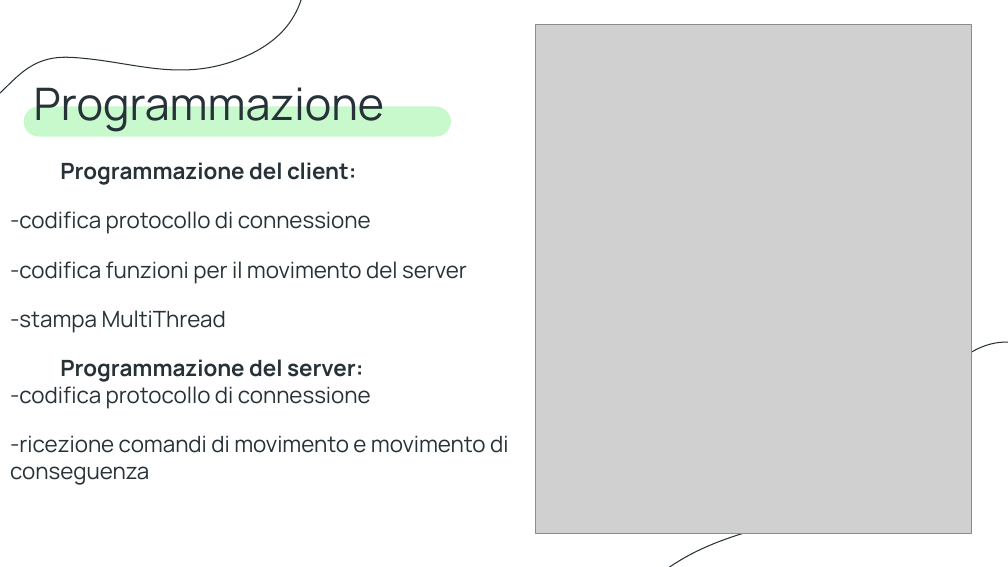
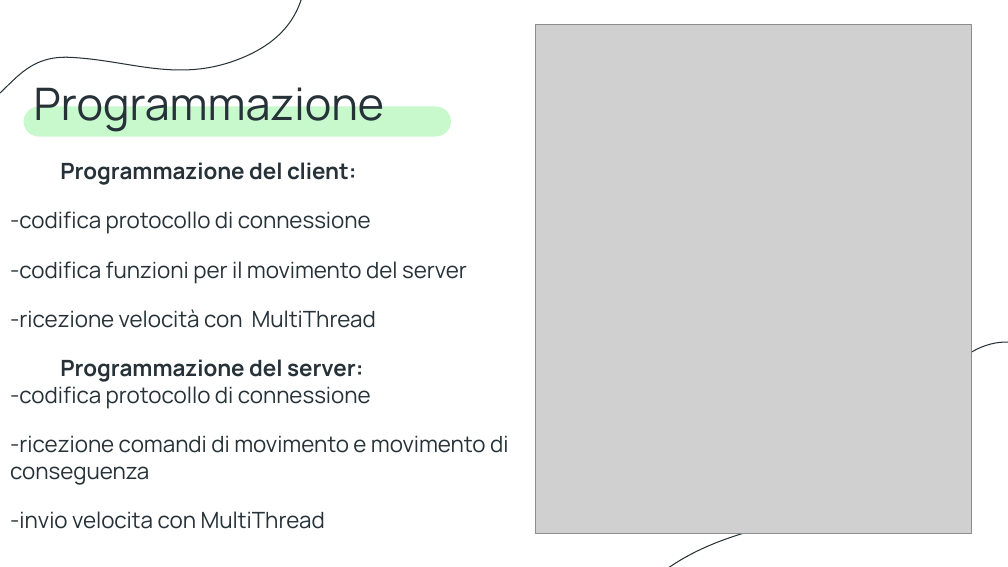
Before and after one commit to le-spyce-girl/progettoEV3, a slide deck: slide 11 of presetazione ev3.pptx. Drawn at 1008x567 pixels with LibreOffice and Linux fonts; fonts in the diff are those of the drawing; grey boxes stand for pictures. Boxes give left, top, right and bottom in pixels: in the first picture for what was removed or moved away, otherwise in the second. Text is boxed around its words. In the diff, an @@ line names an element or a change of style, - is before the commit and + after.

Commit message:
modifica alla presentazione

```diff
--- a/presetazione ev3.pptx
+++ b/presetazione ev3.pptx
@@ subtitle at [10, 309, 376, 328]: text changed @@
--stampa MultiThread
+-ricezione velocità con MultiThread
@@ subtitle at [10, 511, 325, 529]: paragraph added @@
+-invio velocita con MultiThread
```
Also in this commit, not shown: 1 other file.
